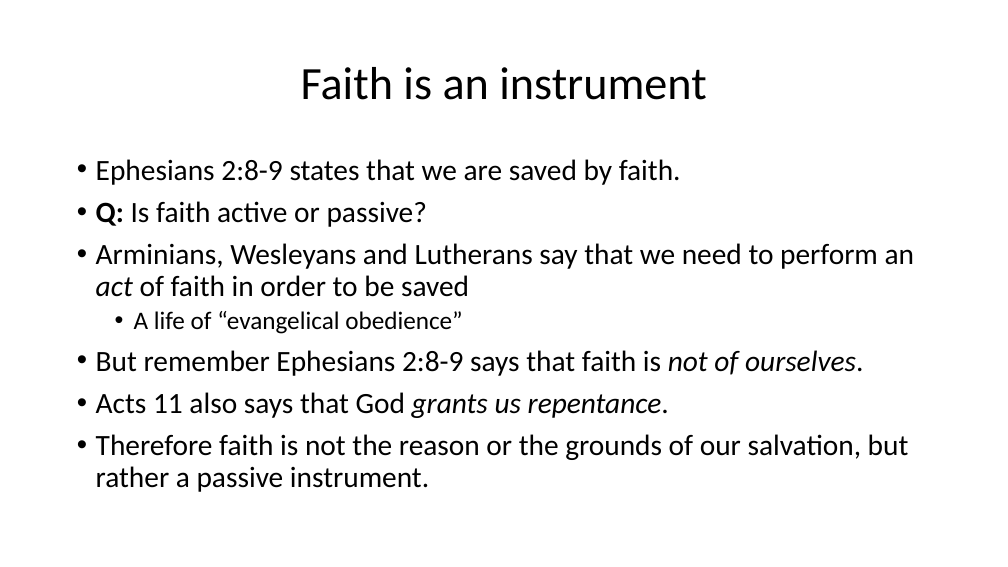
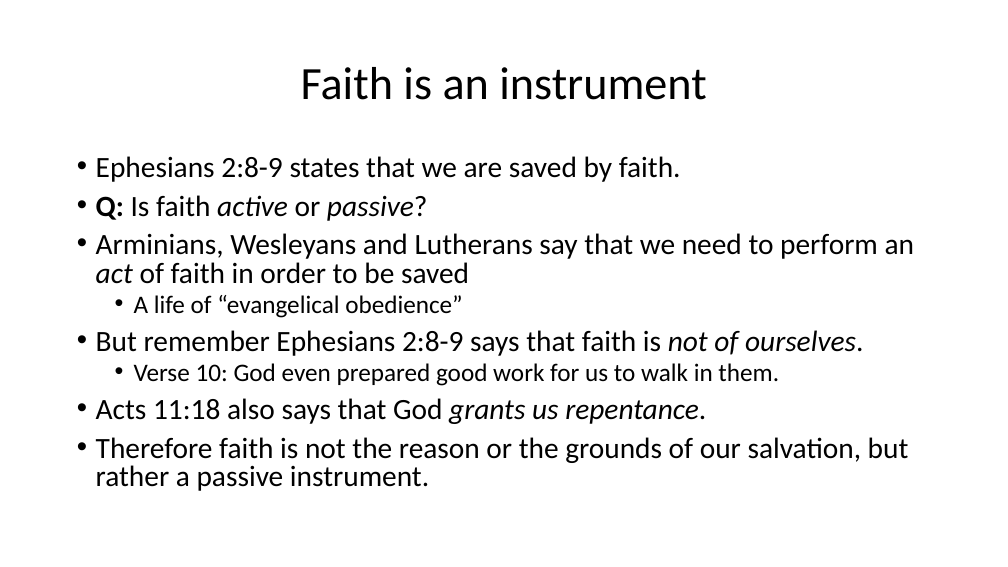
Before and after one commit to csmatyi/calvary_sunday_school, a slide deck: slide 12 of WSC85-88_211205.pptx. Drawn at 1008x567 pixels with LibreOffice and Linux fonts; fonts in the diff are those of the drawing. Boxes give left, top, right and bottom in pixels: in the first picture for what was removed or moved away, otherwise in the second. Text is boxed around its words. In the diff, an @@ line names an element or a change of style, - is before the commit and + after.

```diff
--- a/WSC85-88_211205.pptx
+++ b/WSC85-88_211205.pptx
@@ text at [96,156,914,491]: italic on in "active passive?"; line spacing 0.9 to 0.8 @@
@@ text at [96,363,779,424]: text changed; size 28 to 24 pt @@
-• Acts 11 also says that God grants us repentance.
+  • Verse 10: God even prepared good work for us to walk in them.
+• Acts 11:18 also says that God grants us repentance.
```
Also in this commit, not shown: 5 other slides changed.
